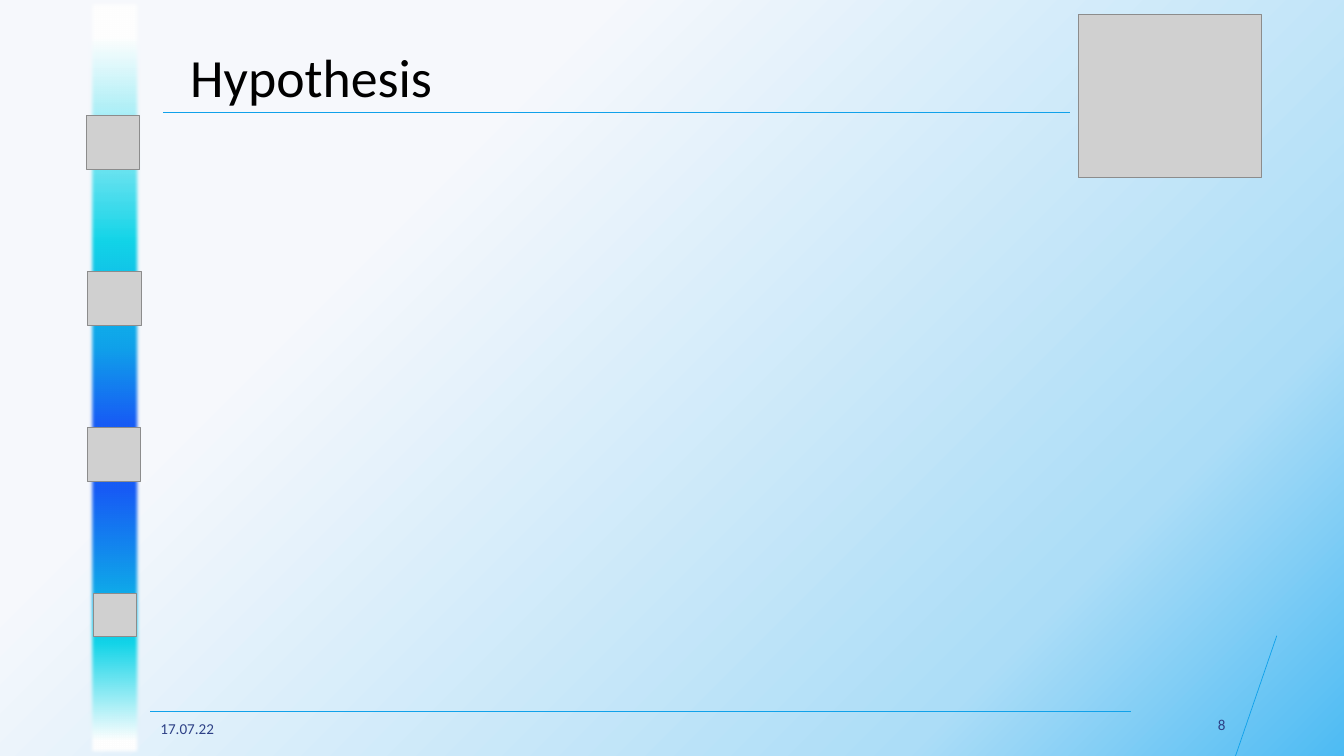
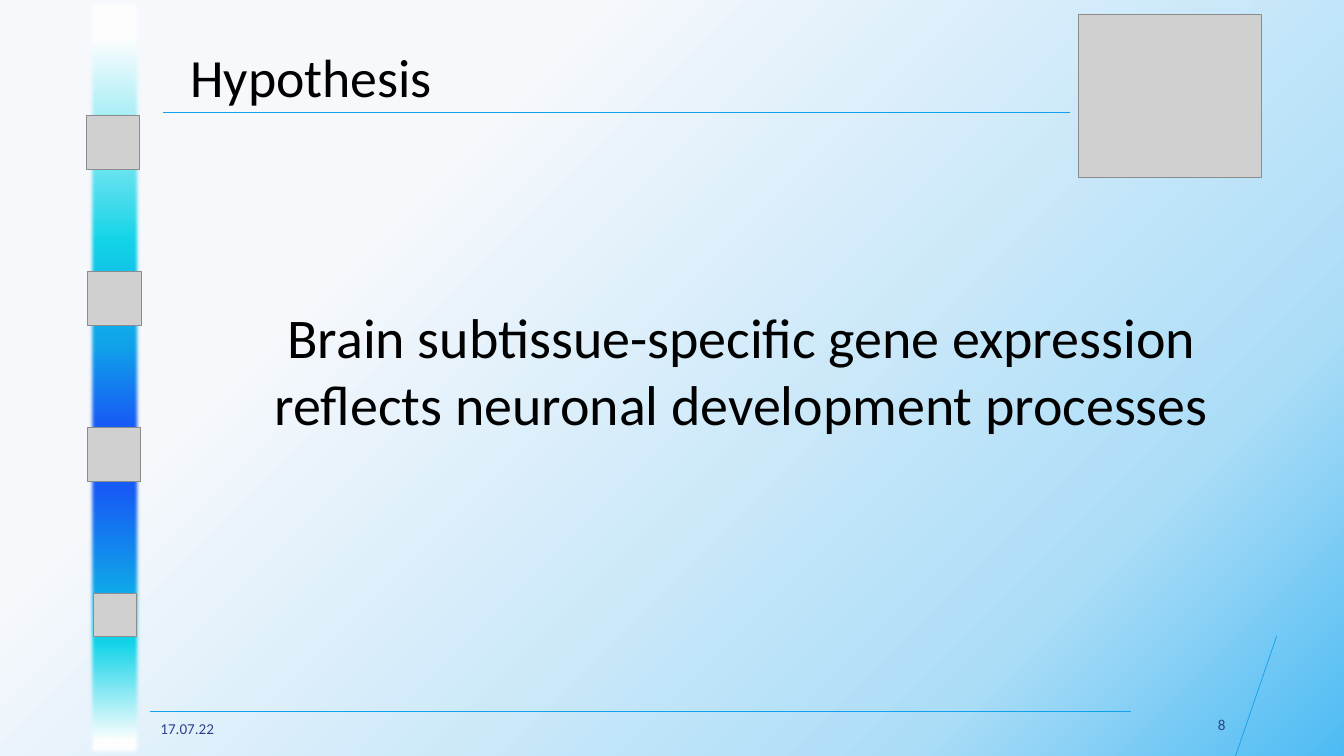
Before and after one commit to datascience-mobi-2022/2022-topic-04-team-01, a slide deck: slide 8 of Presentations/Final Presentation/Presentation.pptx. Drawn at 1344x756 pixels with LibreOffice and Linux fonts; fonts in the diff are those of the drawing; grey boxes stand for pictures. Boxes give left, top, right and bottom in pixels: in the first picture for what was removed or moved away, otherwise in the second. Text is boxed around its words. In the diff, an @@ line names an element or a change of style, - is before the commit and + after.

```diff
--- a/Presentations/Final Presentation/Presentation.pptx
+++ b/Presentations/Final Presentation/Presentation.pptx
@@ text added at [275,319,1207,434], 40 pt, text #000000 @@
+Brain subtissue-specific gene expression reflects neuronal development processes
```
Also in this commit, not shown: 3 other slides changed, 3 slides added, 1 other file.
